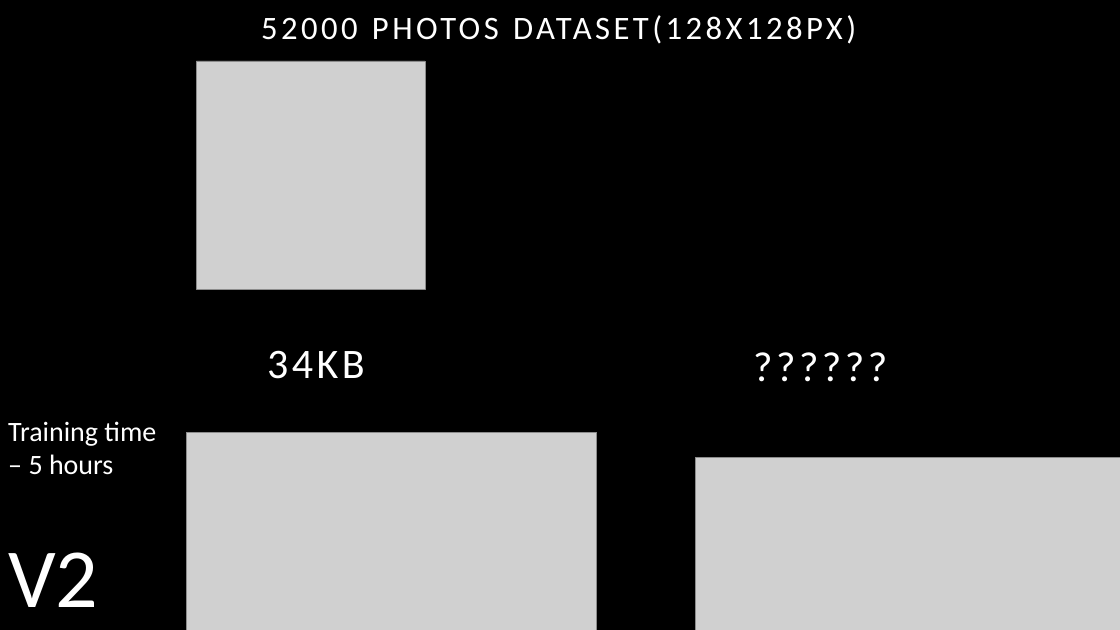
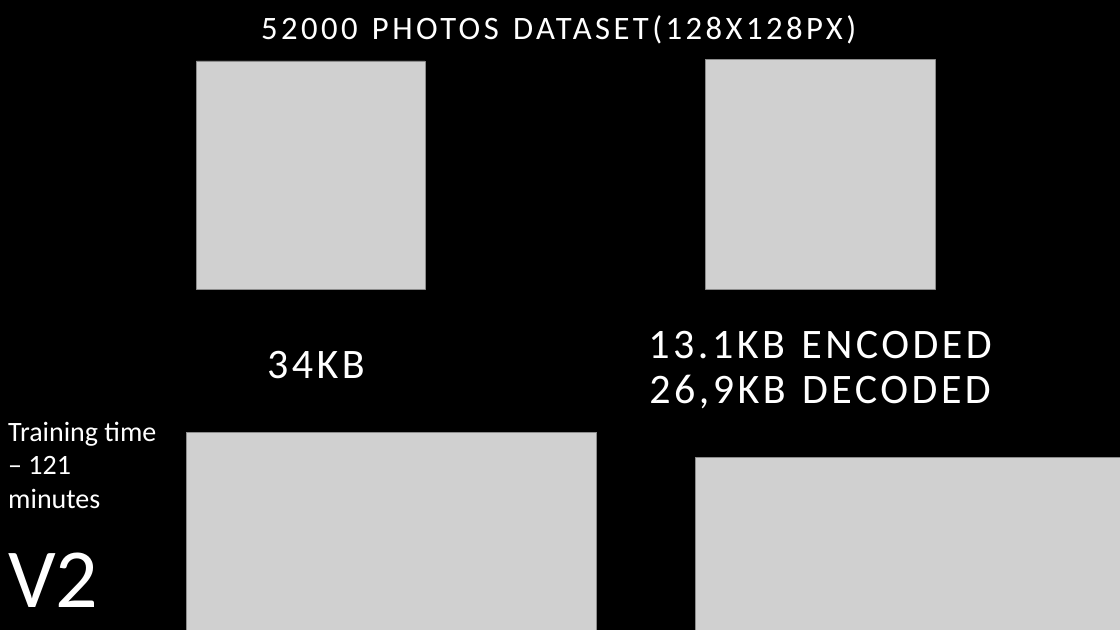
Before and after one commit to Heigen007/ai_photo_enhanse_python, a slide deck: slide 18 of ai_compression_project.pptx. Drawn at 1120x630 pixels with LibreOffice and Linux fonts; fonts in the diff are those of the drawing; grey boxes stand for pictures. Boxes give left, top, right and bottom in pixels: in the first picture for what was removed or moved away, otherwise in the second. Text is boxed around its words. In the diff, an @@ line names an element or a change of style, - is before the commit and + after.

```diff
--- a/ai_compression_project.pptx
+++ b/ai_compression_project.pptx
@@ picture added at (706, 60, 935, 289) @@
@@ text at (648, 330, 991, 408): text changed @@
-??????
+13.1KB ENCODED
+26,9KB DECODED
@@ text at (8, 421, 156, 509): text changed @@
-Training time – 5 hours
+Training time – 121 minutes
```
Also in this commit, not shown: 5 other slides changed, 4 slides added, 6 other files.
